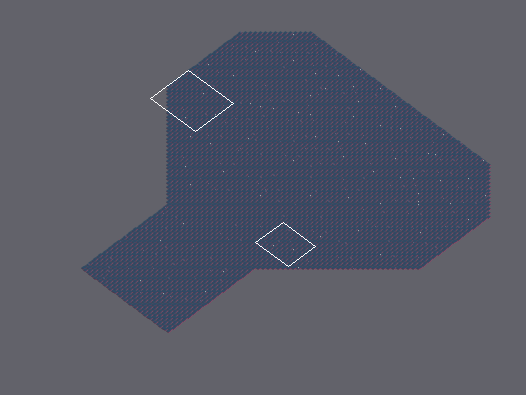
Tiled map: Source/Resources/Assets/maps/gameplay_map.tmx. The picture above shows the old version from afar; the outline marks the close-up.
Close-up. Before the edit:
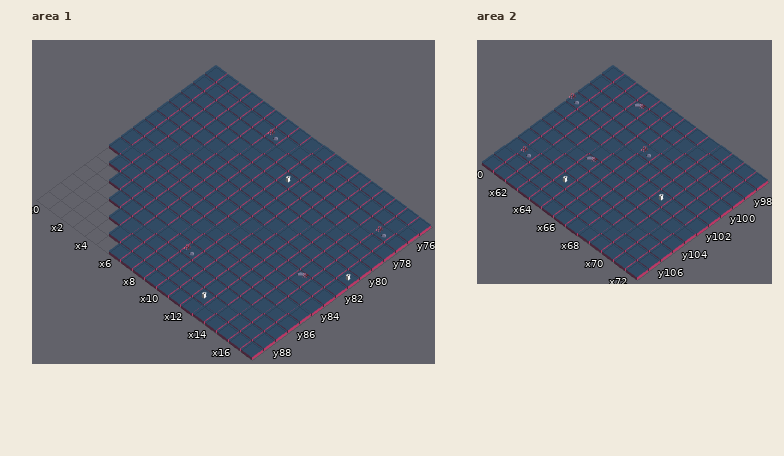
Cells are 54x40 px. Isometric: x runs down to the right, y down to the left. Shown: area 1 x 0..17, y 75..89; area 2 x 60..72, y 97..107. The commit also changed other parts of the map, which this record leaves out.
Once edited:
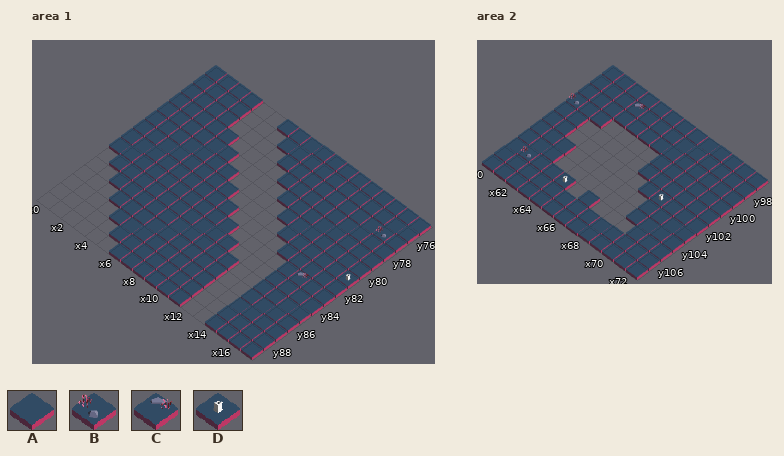
Key: from "Prototileset": A 0, B 1, C 2, D 3.
_ is an empty cell.
What changed:
{"where": "layer \"map\", area 1"}
{"y":75,"x":4,"old":"AA","new":"__"}
{"y":76,"x":4,"old":"AAB","new":"___"}
{"y":77,"x":4,"old":"AAAA","new":"____"}
{"y":78,"x":5,"old":"AAAAD","new":"____A"}
{"y":79,"x":6,"old":"AAAA","new":"____"}
{"y":80,"x":7,"old":"AAAA","new":"____"}
{"y":81,"x":8,"old":"AAAA","new":"____"}
{"y":82,"x":9,"old":"AAAA","new":"____"}
{"y":83,"x":10,"old":"AAAA","new":"____"}
{"y":84,"x":11,"old":"AAA","new":"___"}
{"y":85,"x":12,"old":"AA","new":"__"}
{"y":86,"x":9,"old":"B","new":"A"}
{"y":86,"x":12,"old":"AA","new":"__"}
{"y":87,"x":12,"old":"AA","new":"__"}
{"y":88,"x":12,"old":"DA","new":"__"}
{"y":89,"x":12,"old":"AA","new":"__"}
{"where": "layer \"map\", area 2"}
{"y":100,"x":63,"old":"AAAB","new":"____"}
{"y":101,"x":62,"old":"AAAAA","new":"_____"}
{"y":102,"x":62,"old":"AAAAAA","new":"______"}
{"y":103,"x":63,"old":"ACAAAA","new":"______"}
{"y":104,"x":63,"old":"AAAAAA","new":"______"}
{"y":105,"x":65,"old":"A","new":"_"}
{"y":105,"x":67,"old":"AAA","new":"___"}
